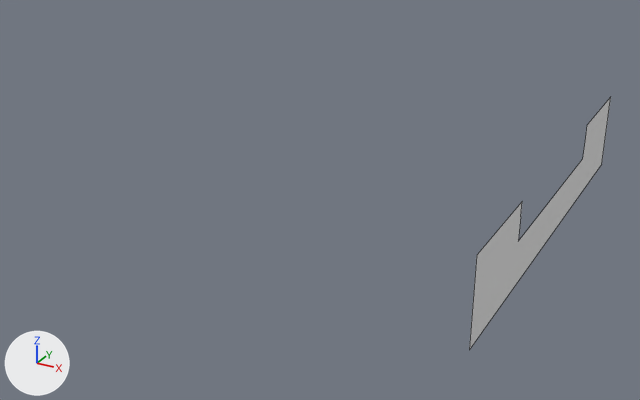
The OBJ model samples/shrink_racer/assets/road_tiles/roadTile_013.obj as it was, and as the next commit left it.
Camera for both pictures: a camera (50 mm lens) standing at (4.2, -3.77, 2.55) and looking at (1.4, 1.31, 0.0). Every picture has the same lights, and +X, +Y and +Z are marked at lower left. Mesh edges are drawn as thin lines. Where no turn or scale is listed for an object, it has been applied to the vertices.

Objects in the first picture: 'roadTile_013'.
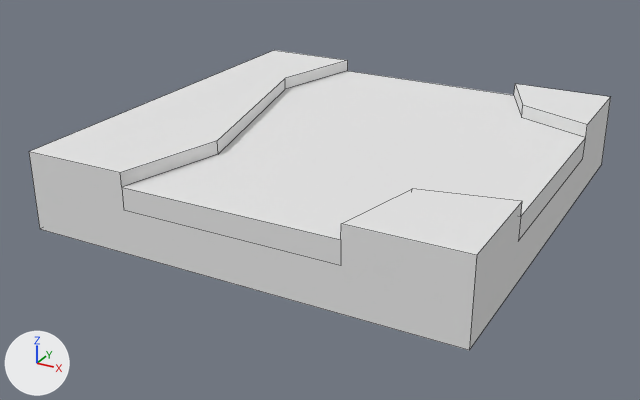
What differs and where, as boxes (x1, y1, x2, y2) in the pictures (640 x 400 px):
'roadTile_013', reshaped (308% wider, 19% taller)
    before: (469, 97, 611, 350)
    after: (29, 50, 611, 350)
part 1 of me_roadtile_013, added
    after: (29, 50, 610, 350)

What the commit changed:
Material 'Alternate_Dirt' (mat_alternate_dirt) is new.
Its base color is (0.8, 0.8, 0.8) (white #e7e7e7).
Its roughness is 1.0.
me_roadtile_013 is used by ob_roadtile_013; location (0.0, 0.0, 0.0).
me_roadtile_013 had 10 vertices, 1 face and spanned x 3.0, y 0.0..3.0, z 0.0..0.55.
me_roadtile_013 now has 34 vertices, 19 faces and spans x 0.0..3.0, y 0.0..3.0, z 0.0..0.55.
Part 1, on me_roadtile_013:
18 vertices are added at x 0.0..2.48, y 0.0..3.0, z 0.0..0.55.
6 new vertices lie (0.0, 0.0, 0.1) away from vertices in x 0.56..2.48, y 0.61..3.0, z 0.45.
11 new faces join them, mat_alternate_dirt (white #e7e7e7).
7 new faces join them, mat_grass (white #e7e7e7).
me_roadtile_013 now uses material mat_alternate_dirt (white #e7e7e7).
